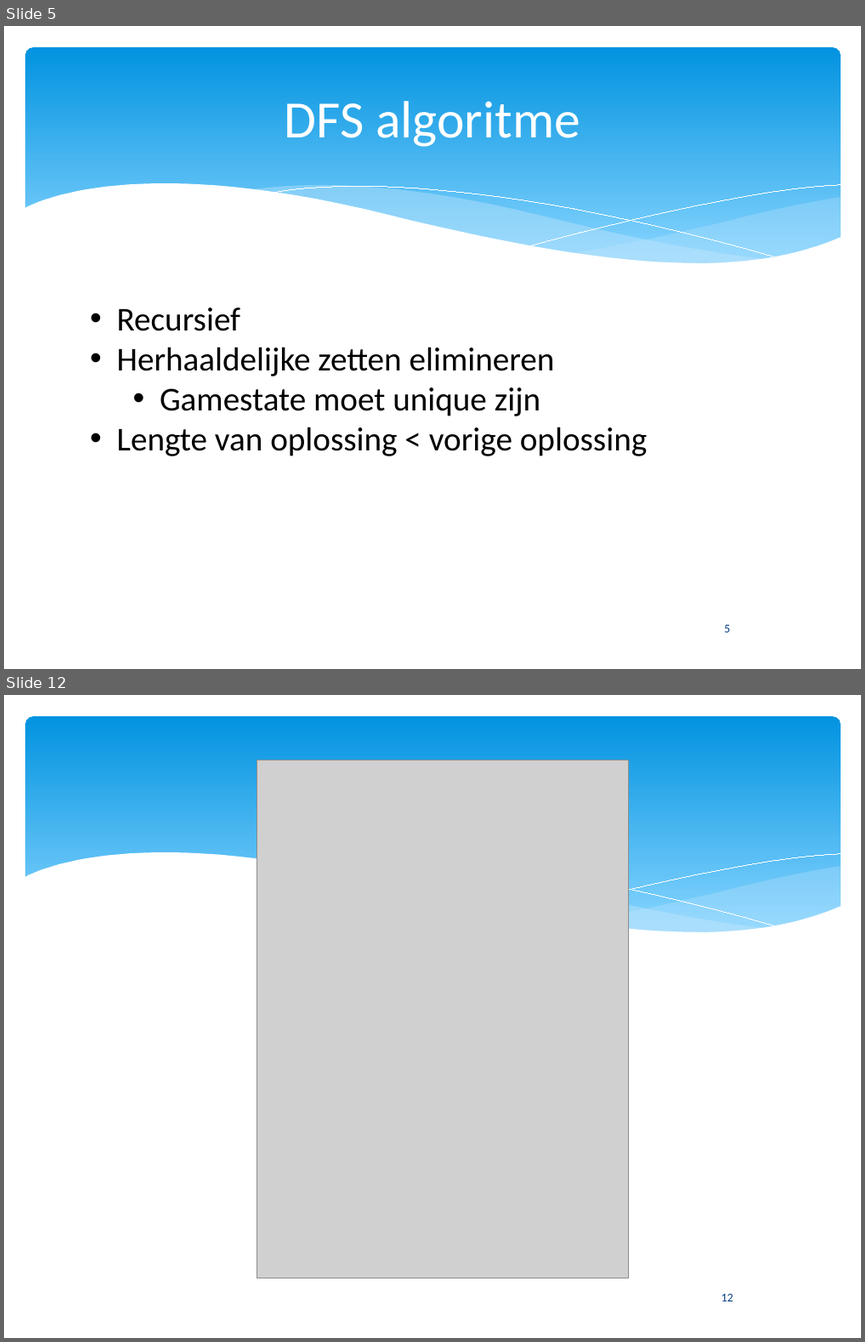
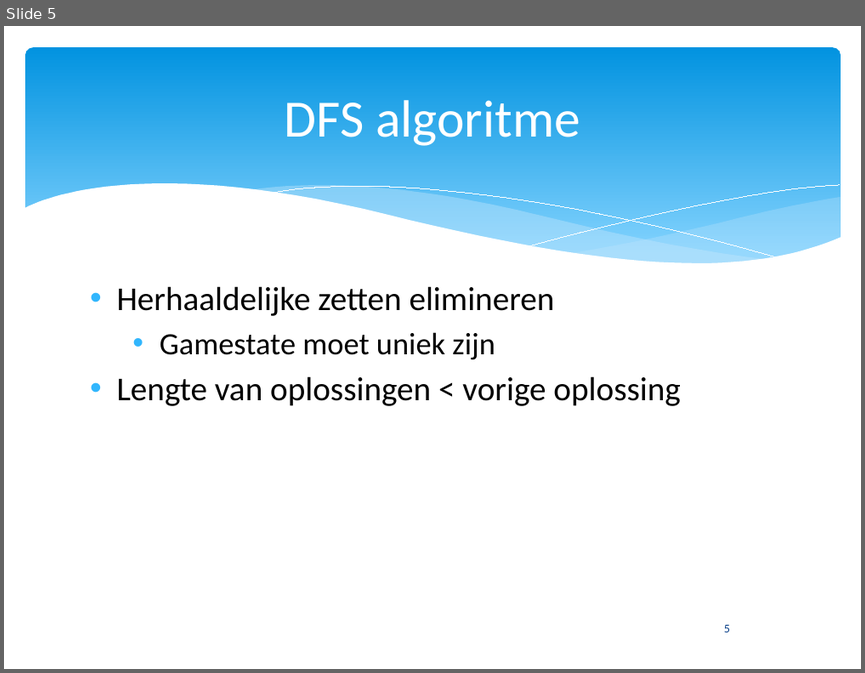
Before and after one commit to Natasjaminor/Spitsuur, a slide deck: presentatie 17-12.pptx. Shown one above the other, each under a label of ours: slides 5 and 12 before the commit, slide 5 after it; the slides between them are not shown. The pictures are 865x1342 and 865x673 pixels, drawn with LibreOffice and Linux fonts; fonts in the diff are those of the drawing; grey boxes stand for pictures. Boxes give left, top, right and bottom in pixels: in the first picture for what was removed or moved away, otherwise in the second. Text is boxed around its words. In the diff, an @@ line names an element or a change of style, - is before the commit and + after.

```diff
--- a/presentatie 17-12.pptx
+++ b/presentatie 17-12.pptx
@@ slide 12 removed at box(4, 695, 861, 1338), background #FFFFFF; not listed: 6 template elements that a slide beside it also shows @@
@@ picture removed at box(256, 760, 628, 1277) @@
@@ title removed at box(284, 756, 580, 820) @@
-DFS algoritme
@@ page number removed at box(721, 1293, 733, 1301) @@
-12
@@ slide 5 changed as well @@
@@ freeform shape at box(24, 183, 841, 308): outline redrawn @@
@@ text "Herhaaldelijke zetten elimineren": place and size @@
-text "Herhaaldelijke zetten elimineren" at box(117, 307, 647, 456)
+text "Herhaaldelijke zetten elimineren" at box(117, 286, 680, 406)
@@ text at box(117, 286, 555, 316): more space between paragraphs @@
@@ text at box(117, 307, 241, 331): paragraph removed @@
-• Recursief
@@ text at box(117, 332, 680, 406): text changed @@
-  • Gamestate moet unique zijn
-• Lengte van oplossing < vorige oplossing
+  • Gamestate moet uniek zijn
+• Lengte van oplossingen < vorige oplossing
```
Also in this commit, not shown: 8 other slides changed, 10 slides added, 6 other slides removed, 5 other files.
